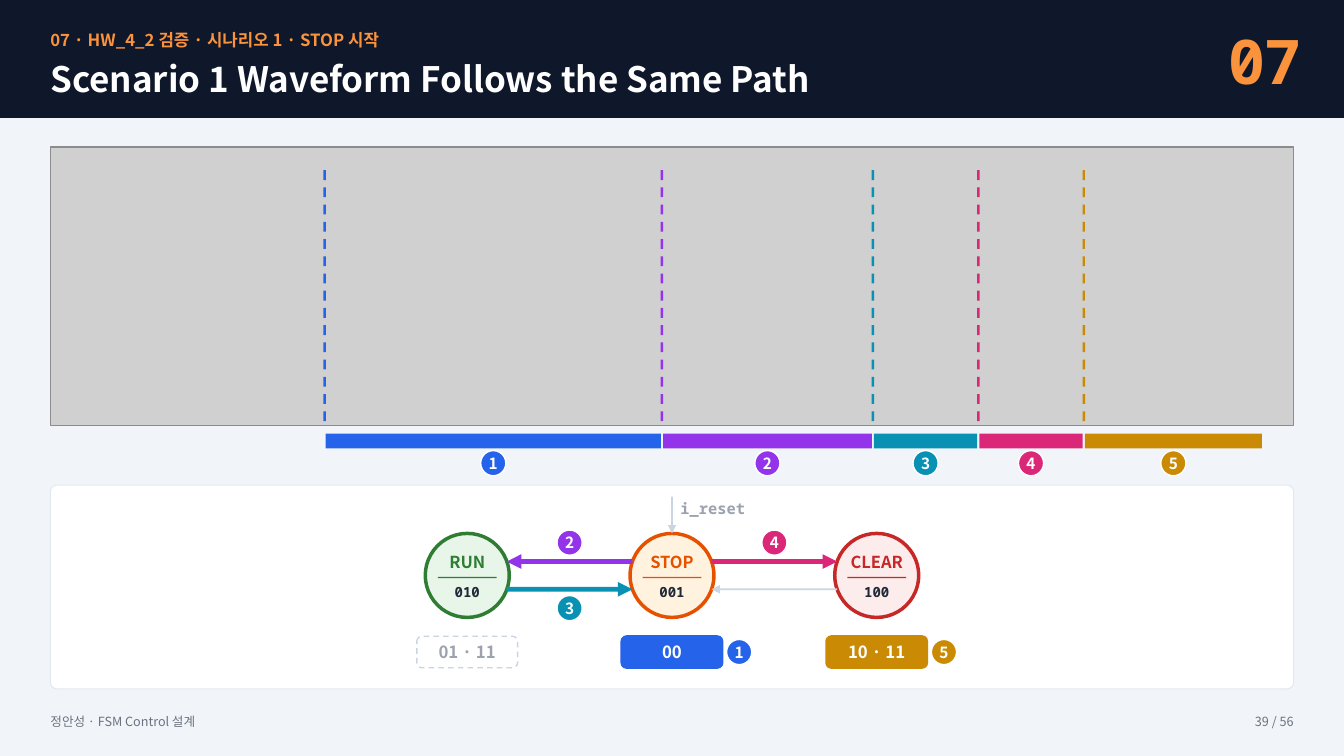
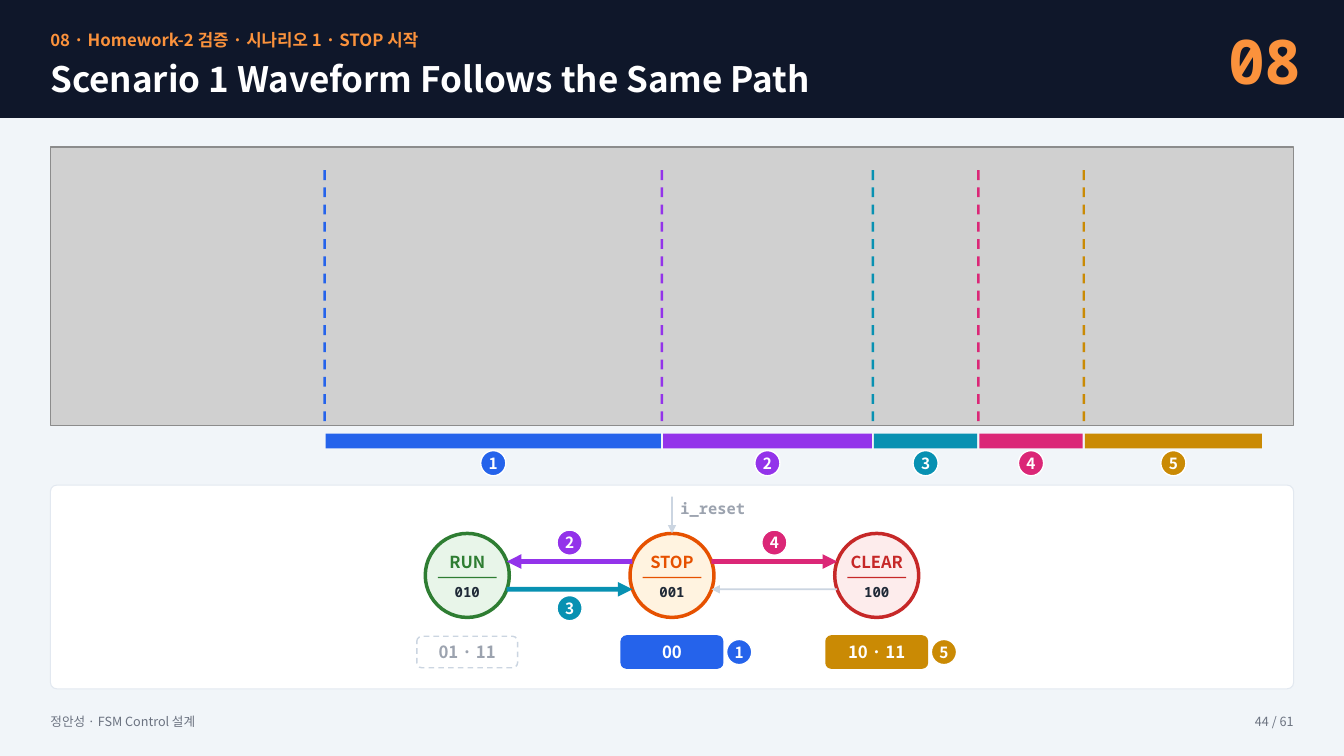
Before and after one commit to kimsacademy1234-max/System_Verilog, a slide deck: slide 44 of homework/1008_fsm_project/FSM_Control_정안성_new.pptx (slide 39 before the commit). Drawn at 1344x756 pixels with LibreOffice and Linux fonts; fonts in the diff are those of the drawing; grey boxes stand for pictures. Boxes give left, top, right and bottom in pixels: in the first picture for what was removed or moved away, otherwise in the second. Text is boxed around its words. In the diff, an @@ line names an element or a change of style, - is before the commit and + after.

```diff
--- a/homework/1008_fsm_project/FSM_Control_정안성_new.pptx
+++ b/homework/1008_fsm_project/FSM_Control_정안성_new.pptx
@@ text at <box>50,32,418,48</box>: text changed @@
-07 · HW_4_2 검증 · 시나리오 1 · STOP 시작
+08 · Homework-2 검증 · 시나리오 1 · STOP 시작
@@ text at <box>1228,39,1302,85</box>: text changed @@
-07
+08
@@ text at <box>1255,716,1294,726</box>: text changed @@
-39 / 56
+44 / 61
```
Also in this commit, not shown: 54 other slides changed, 6 slides added, 1 slide removed.
